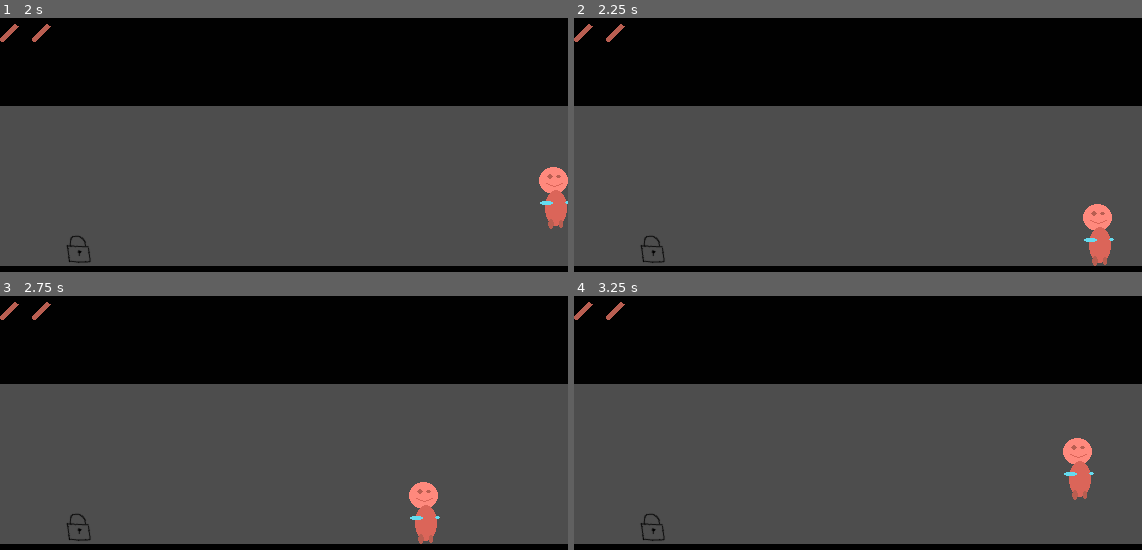
Above: before the commit, frames 1-4 (two rows, left to right).
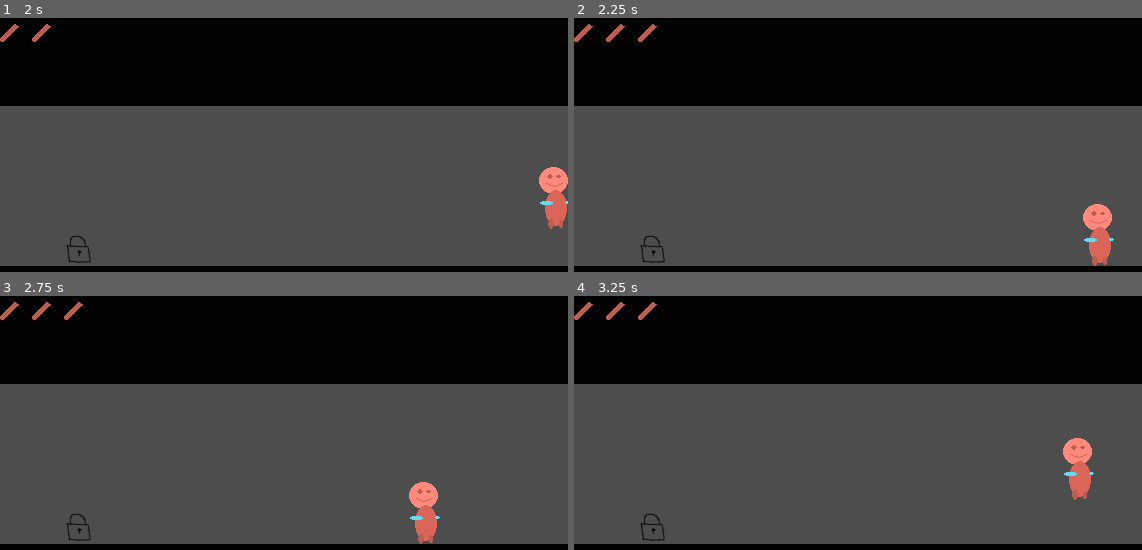
Above: after the commit, the same moments.

Repository: panorb/ludum-dare-58
Game: Godot game, scene res://game/game.tscn
The game is run twice, just before and just after one commit, with the same random seed, the same clock (stepped at 60 frames per second) and the same inputs.
Inputs:
- Up to frame 1 (2 s): tap Enter at 0.5 s; hold Right (move_right) from 0.53 s (still down); tap W (interact) at 0.6, 1.35 s; tap Space (jump) at 0.77, 1.52 s
- Up to frame 2 (2.25 s): release Right (move_right) at 2.03 s; hold Left (move_left) from 2.03 s (still down); tap W (interact) at 2.1 s
- Up to frame 3 (2.75 s): keep holding Left (move_left)
- Up to frame 4 (3.25 s): release Left (move_left) at 2.78 s; hold Right (move_right) from 2.78 s (still down); tap W (interact) at 2.85 s; tap Space (jump) at 3.02 s

Frame 1 is identical in both runs. In frame 2, less than 0.1% of the frame differs, in the area x 11-15%, y 2-10%; in frame 3, less than 0.1%; in frame 4, less than 0.1%.

Commit message:
Fix error print message

Diff:
--- a/godot/dialog/dialog.gd
+++ b/godot/dialog/dialog.gd
@@ -35,8 +35,13 @@
 			# TODO: Handle speaker, so that "people"/objects other than the player can speak
 			var bubble_text = current_instruction["text"]
 			$SpeechBubble.text = bubble_text
+		"item_pickup":
+			var item = current_instruction["item"]
+			%Inventory.add_item(item)
+			advance_dialog()
 		_:
-			print("Dialog encountered unknown type: '{}'".format(instruction_type))
+			print("Dialog encountered unknown type: '{0}'".format([instruction_type]))
+			advance_dialog()
 
 func advance_dialog():
 	cur_line += 1
